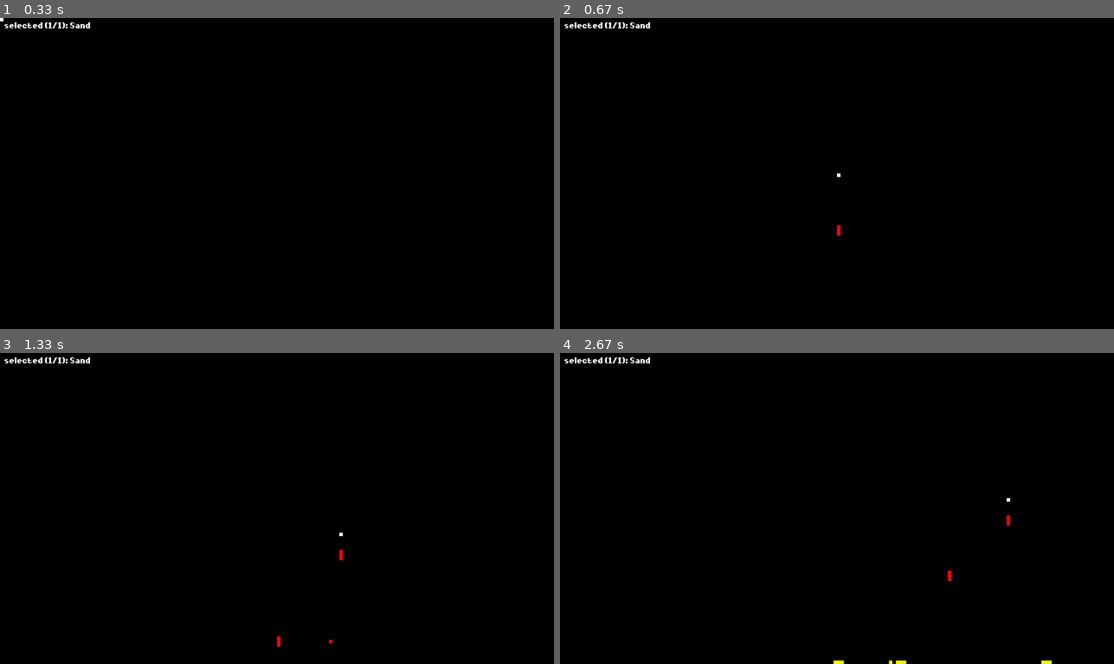
Above: before the commit, frames 1-4 (two rows, left to right).
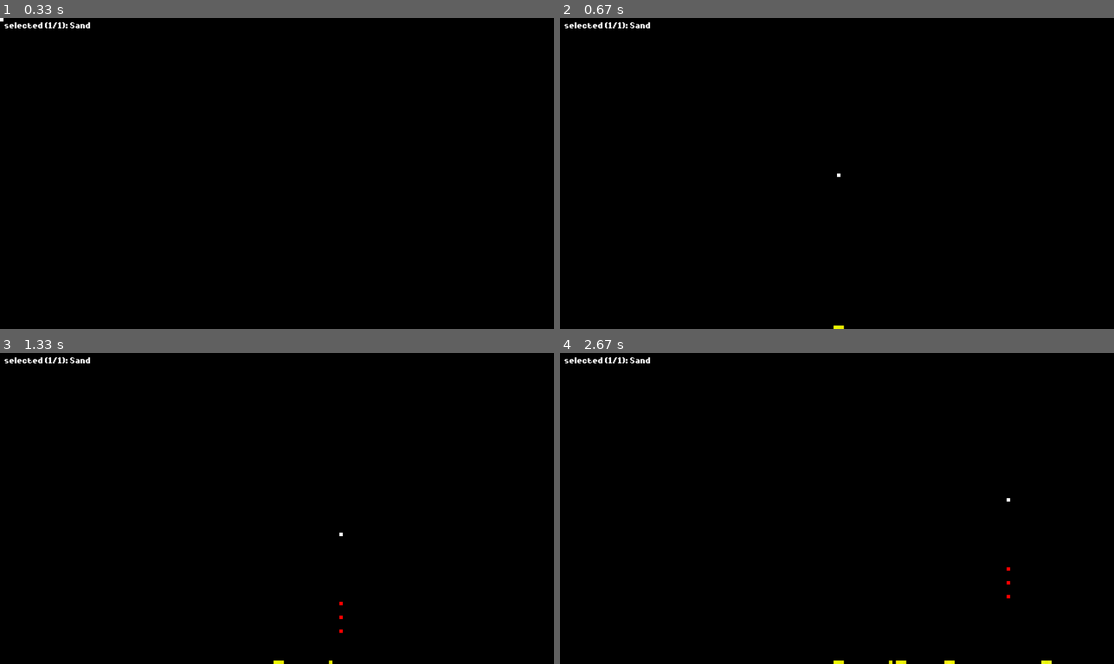
Above: after the commit, the same moments.

Repository: Neptun332/jetmen-revival-pygame
Game: pygame game, started from main.py
Two runs of this game, one before a commit and one after it. Both use one fixed random seed, a clock stepped at 60 frames per second and the inputs below.
Inputs (mouse positions are in pixels of both pictures, inside the frame that each line leads up to):
- Up to frame 1 (0.33 s): no input
- Up to frame 2 (0.67 s): click (837, 173) at 0.38 s
- Up to frame 3 (1.33 s): tap Space at 0.73, 1.03 s; click (332, 576) at 0.75 s; click (343, 536) at 1.22 s
- Up to frame 4 (2.67 s): right-click (837, 545) at 1.55 s; click (1047, 626) at 1.88 s; click (947, 483) at 2.22 s; click (1008, 502) at 2.55 s

Frame 1 is identical in both runs. In frame 2, less than 0.1% of the frame differs, in the area x 49-52%, y 66-100%; in frame 3, 0.1%, in the area x 49-62%, y 63-100%; in frame 4, 0.1%.

Commit message:
added velocity for more advanced physics

Diff:
--- a/tiles/MovingTile.py
+++ b/tiles/MovingTile.py
@@ -1,5 +1,5 @@
 import abc
-from typing import Tuple
+from typing import Tuple, List, Optional
 
 from Directions import Directions
 from tiles.TIle import Tile
@@ -13,11 +13,13 @@
             color: Tuple[int, int, int],
             x: int,
             y: int,
-            world: 'World'
+            world: 'World',
+            velocity: int = 5
     ):
         super().__init__(color, x, y)
         self.settle_color = color
         self.world = world
+        self.velocity = velocity
         self.position_should_be_updated = True  # False if tile have neighbours preventing it from moving
         self.tile_have_moved = False
         self.active = True
@@ -31,15 +33,14 @@
             self.color = (255, 0, 0)
             tile_have_moved = False
             for direction in possible_movement:
-                next_position = self.get_next_position(direction)
-                # TODO add density for water
-                if not self.world.is_position_inside_scene(*next_position):
-                    continue
-                tile_in_next_position = self.world.get_tile_at_position(*next_position)
-                if not tile_in_next_position:
+                next_positions = self.get_indexes_on_the_way_to_next_position(direction)
+                empty_position = self.get_closes_empty_position(next_positions)
+                if empty_position:
                     self.wake_up_neighbours()
-                    self.move_to_position(next_position)
+                    self.move_to_position(empty_position)
                     tile_have_moved = True
+
+                if tile_have_moved:
                     break
 
             if not tile_have_moved:
@@ -49,7 +50,7 @@
 
     def wake_up_neighbours(self):
         for direction in Directions:
-            neighbour_position = self.get_next_position(direction)
+            neighbour_position = self.get_next_position(direction, 1)
             if not self.world.is_position_inside_scene(*neighbour_position):
                 continue
             tile = self.world.get_tile_at_position(
@@ -65,8 +66,22 @@
     def sleep_tile(self):
         self.position_should_be_updated = False
 
-    def get_next_position(self, direction: Directions) -> Tuple[int, int]:
-        return self.x + direction.value[0], self.y + direction.value[1]
+    def get_closes_empty_position(self, next_positions: List[Tuple[int, int]]) -> Optional[Tuple[int, int]]:
+        last_free_position = None
+        for position_on_the_way in next_positions:
+            if not self.world.is_position_inside_scene(*position_on_the_way):
+                break
+            tile_in_next_position = self.world.get_tile_at_position(*position_on_the_way)
+            if tile_in_next_position:
+                break
+            last_free_position = position_on_the_way
+        return last_free_position
+
+    def get_next_position(self, direction: Directions, velocity: int) -> Tuple[int, int]:
+        return direction.value[0] * velocity + self.x, direction.value[1] * velocity + self.y
+
+    def get_indexes_on_the_way_to_next_position(self, direction: Directions) -> List[Tuple[int, int]]:
+        return [self.get_next_position(direction, v) for v in range(1, self.velocity)]
 
     def move_to_position(self, position: Tuple[int, int]):
         self.world.move_tile_from_one_position_to_other(
